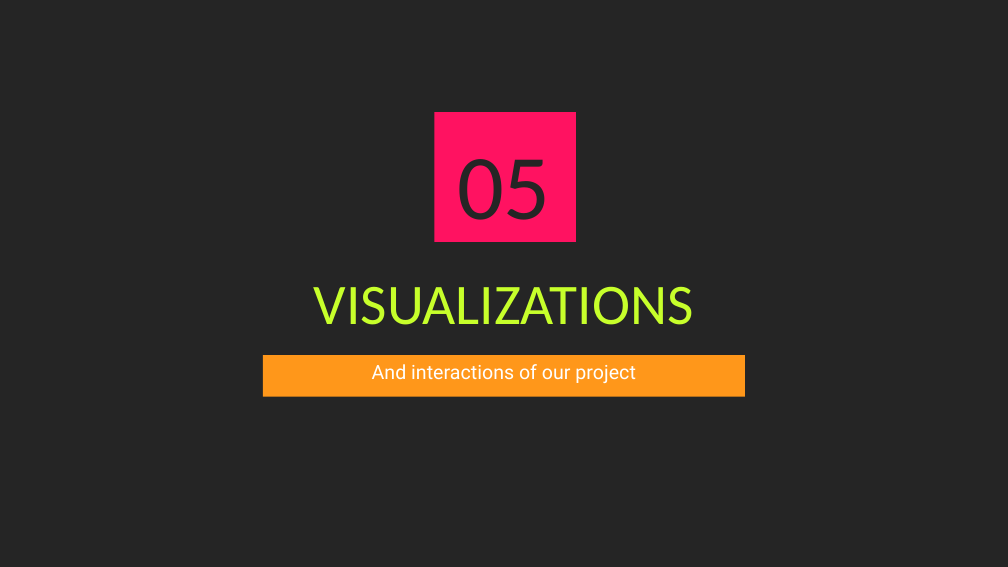
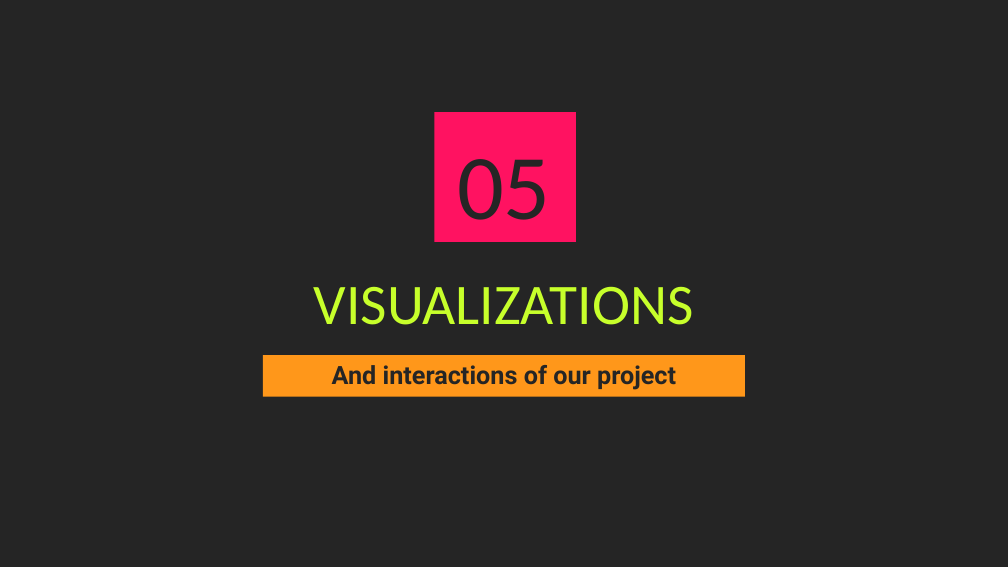
Before and after one commit to Covid19-visualization/Documentation, a slide deck: slide 14 of slides/presentation.pptx. Drawn at 1008x567 pixels with LibreOffice and Linux fonts; fonts in the diff are those of the drawing. Boxes give left, top, right and bottom in pixels: in the first picture for what was removed or moved away, otherwise in the second. Text is boxed around its words. In the diff, an @@ line names an element or a change of style, - is before the commit and + after.

```diff
--- a/slides/presentation.pptx
+++ b/slides/presentation.pptx
@@ text "And interactions of our project" at [332,365,676,390]: size 14 to 18 pt, text colour #FFFFFF to #252525, bold on @@
```
Also in this commit, not shown: 11 other slides changed, 1 other file.
